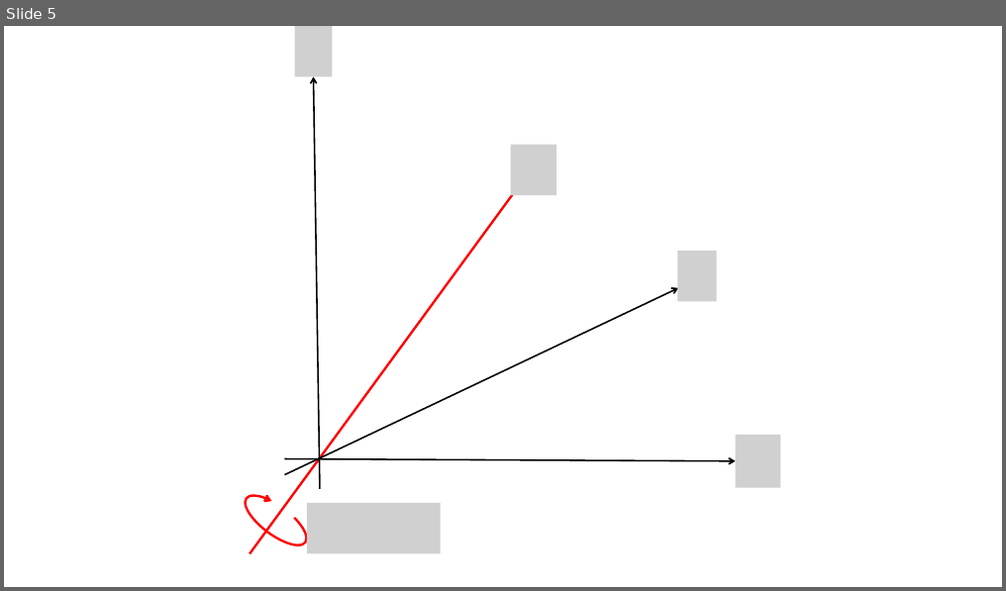
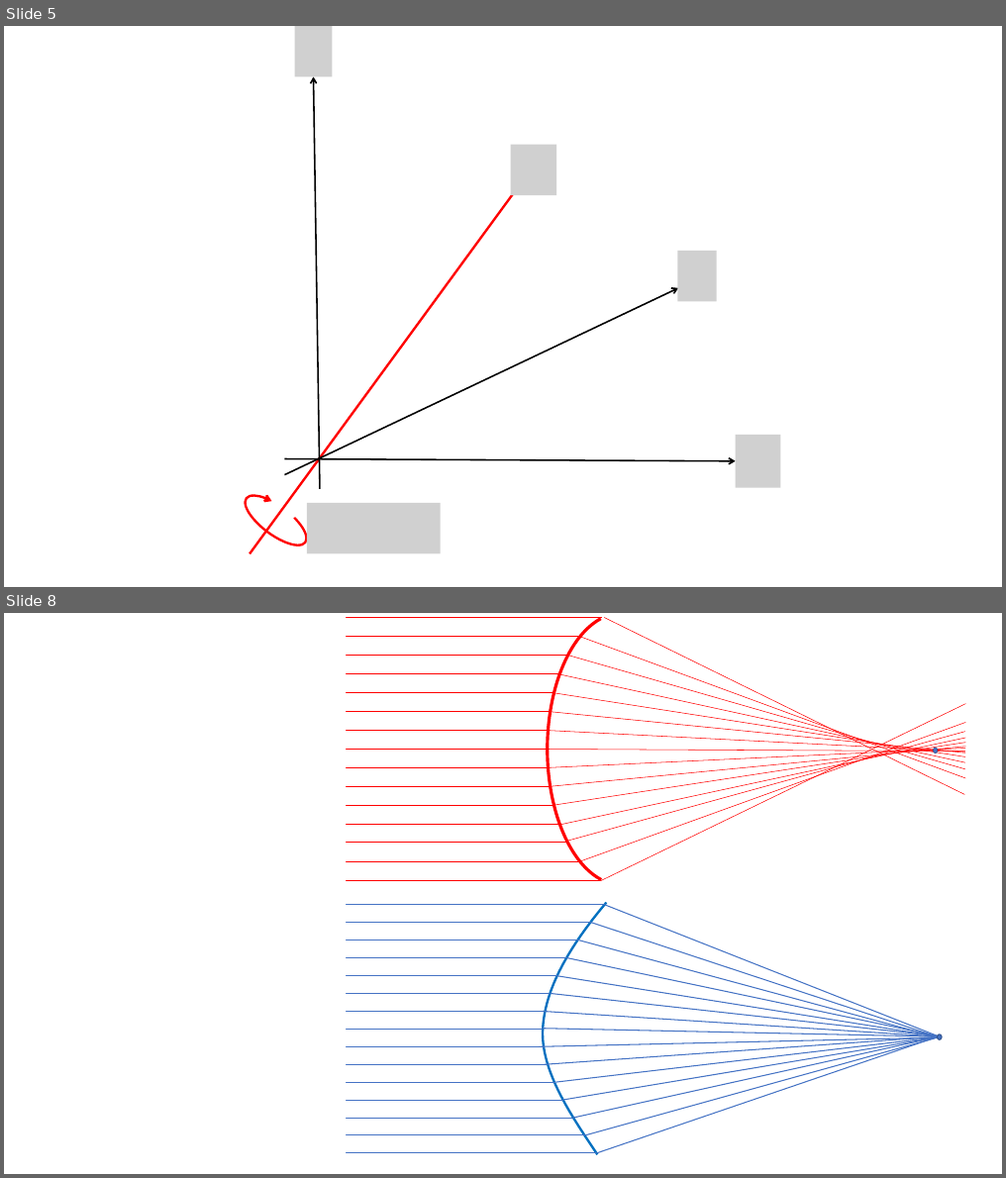
Before and after one commit to Prelly95/Final-Year-Project, a slide deck: Report/Figures.pptx. Shown one above the other, each under a label of ours: slide 5 before the commit, slides 5 and 8 after it; the slides between them are not shown. The pictures are 1006x591 and 1006x1178 pixels, drawn with LibreOffice and Linux fonts; fonts in the diff are those of the drawing; grey boxes stand for pictures. Boxes give left, top, right and bottom in pixels: in the first picture for what was removed or moved away, otherwise in the second. Text is boxed around its words. In the diff, an @@ line names an element or a change of style, - is before the commit and + after.

```diff
--- a/Report/Figures.pptx
+++ b/Report/Figures.pptx
@@ slide 8 added at [4, 613, 1002, 1174], background #FFFFFF @@
@@ rectangle added at [4, 615, 347, 1173], fill #FFFFFF @@
@@ group added at [327, 613, 995, 885]: 30 lines, 1 arc (boxed as its full ellipse), 1 ellipse, 1 rectangle @@
@@ group added at [322, 903, 943, 1155]: 30 lines, 1 freeform shape, 1 ellipse @@
```
Also in this commit, not shown: 1 slide changed, 6 other slides added, 1 slide removed, 19 other files.
